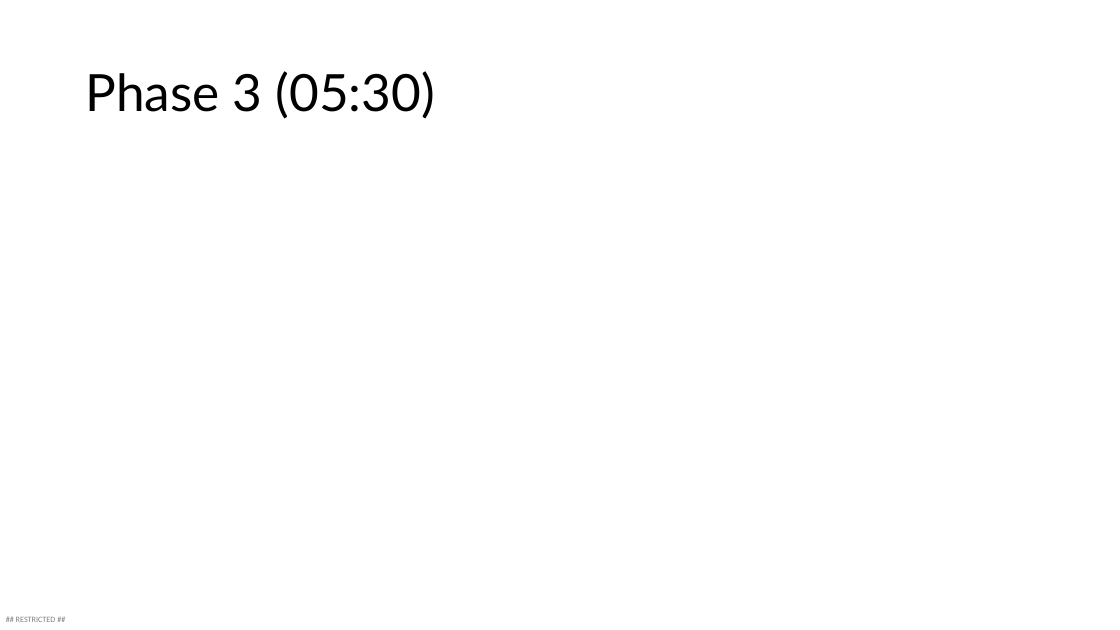
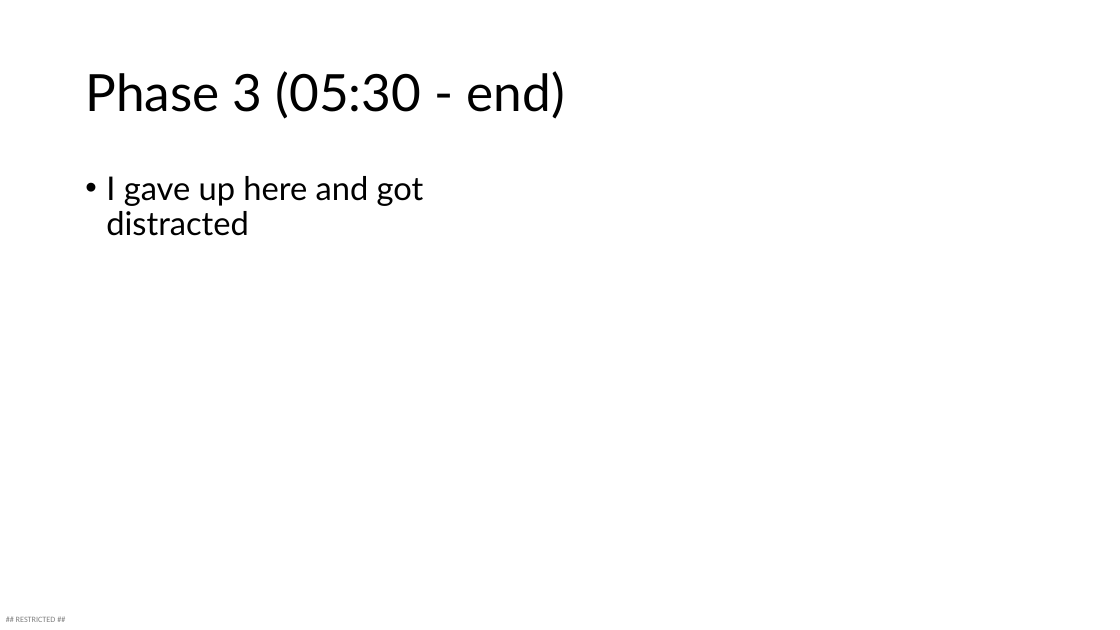
Before and after one commit to kuehbiko/test1, a slide deck: slide 17 of loora.pptx (slide 18 before the commit). Drawn at 1120x630 pixels with LibreOffice and Linux fonts; fonts in the diff are those of the drawing. Boxes give left, top, right and bottom in pixels: in the first picture for what was removed or moved away, otherwise in the second. Text is boxed around its words. In the diff, an @@ line names an element or a change of style, - is before the commit and + after.

```diff
--- a/loora.pptx
+++ b/loora.pptx
@@ title at box(85, 71, 565, 119): text changed @@
-Phase 3 (05:30)
+Phase 3 (05:30 - end)
@@ text added at box(106, 176, 424, 236), 28 pt, text #000000 @@
+• I gave up here and got distracted
```
Also in this commit, not shown: 13 other slides changed, 4 slides added, 5 slides removed.
